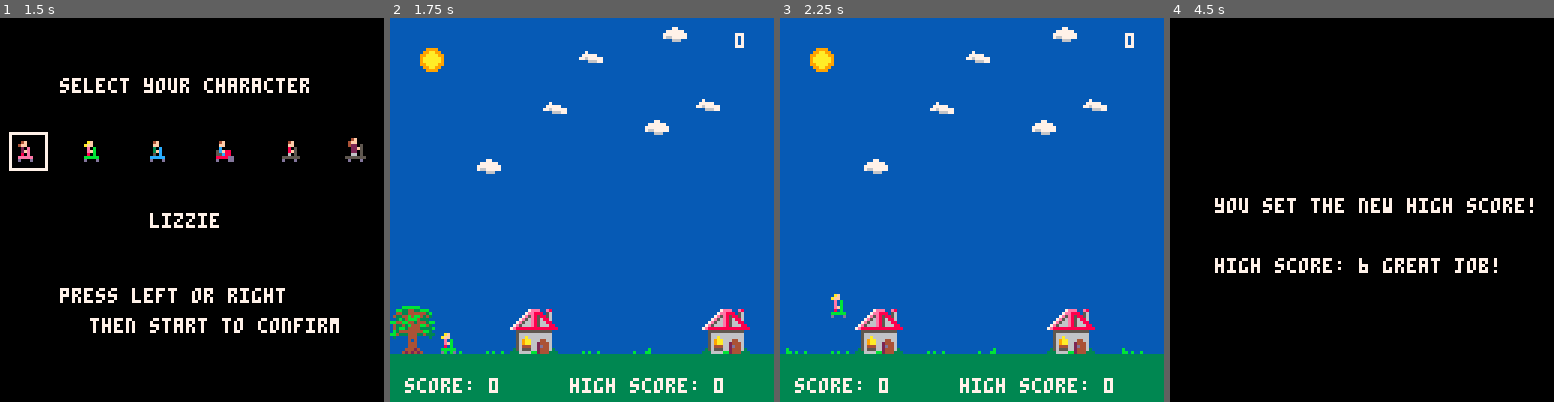
Above: before the commit, frames 1-4 (left to right).
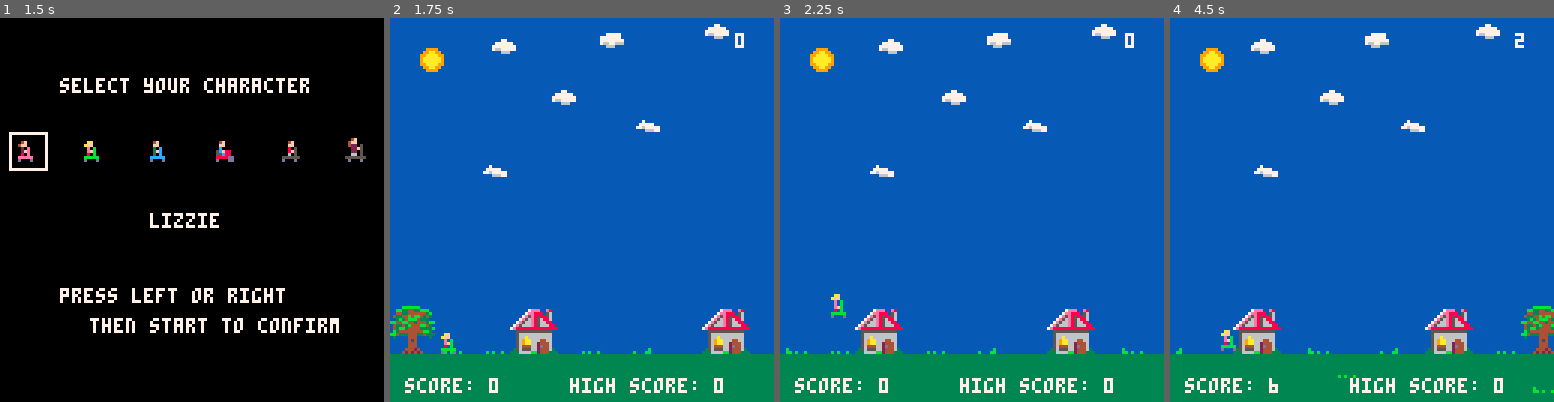
Above: after the commit, the same moments.

Repository: Dads-Games/rainbowriders
Game: PICO-8 cartridge main/rainbowriders.p8
The game is run twice, just before and just after one commit, with the same random seed, the same clock (stepped at 60 frames per second) and the same inputs.
Inputs:
- Up to frame 1 (1.5 s): tap O (Z key) at 0.7 s
- Up to frame 2 (1.75 s): hold Right from 1.6 s (still down); tap O (Z key) at 1.7 s
- Up to frame 3 (2.25 s): release Right at 2.1 s; tap O (Z key) at 2.1 s
- Up to frame 4 (4.5 s): hold Right 2.47-3.03 s; tap O (Z key) every 0.4 s from 2.5 to 4.1 s; hold Left 3.08-3.58 s; hold Right from 4.02 s (still down)

Frame 1 is identical in both runs. In frame 2, 1.5% of the frame differs, in the area x 22-89%, y 1-42%; in frame 3, 1.5%; in frame 4, 100%, in the area x 0-100%, y 0-100%.

Commit message:
deploy: f9a1f4b4412a6efe548d5b2544c09ba89989b052

Diff:
--- a/main/src/screens/character_select.lua
+++ b/main/src/screens/character_select.lua
@@ -17,7 +17,7 @@
         -- Confirm selection and start game
         if btnp(4) then
             player.sprite = selected_char
-            state.screen = screens.game
+            state.screen = Game(state)
             sfx(59) -- character selected sfx
             music(26, 0, 0)
         end
--- a/main/src/screens/game.lua
+++ b/main/src/screens/game.lua
@@ -14,8 +14,14 @@
     local background_x = 0
     local background_n = 128 * 8 -- number of tiles wide for the background in the map * 8
     local background_y = 96--84
+    local grace_period = 30 * 3 -- 3 seconds
+    local grace_period_counter = 0
 
     local clouds = CloudSystem()
+
+    function is_grace_period ()
+        return grace_period_counter < grace_period
+    end
 
     function draw_stretched_sprite(sprite, x, y, dy)
         local stretch_factor = 1 + abs(dy) * 0.1
@@ -31,8 +37,14 @@
     end
 
     function game_controller ()
+
         if not game_over then
             clouds.update()
+
+            -- Increment grace period counter
+            if is_grace_period() then
+                grace_period_counter = grace_period_counter + 1
+            end
 
             -- Timer update
             timer_frame_counter = timer_frame_counter + 1
@@ -73,7 +85,7 @@
 
             -- Spawn obstacles
             spawn_timer = spawn_timer + 1
-            if spawn_timer > spawn_interval + rnd(180) then
+            if not is_grace_period() and spawn_timer > spawn_interval + rnd(180) then
                 spawn_timer = 0
                 if not state.debug_mode then
                     sprite_obstacle = flr(rnd(12)) + 192
Not shown, changed: main/rainbowriders.js
